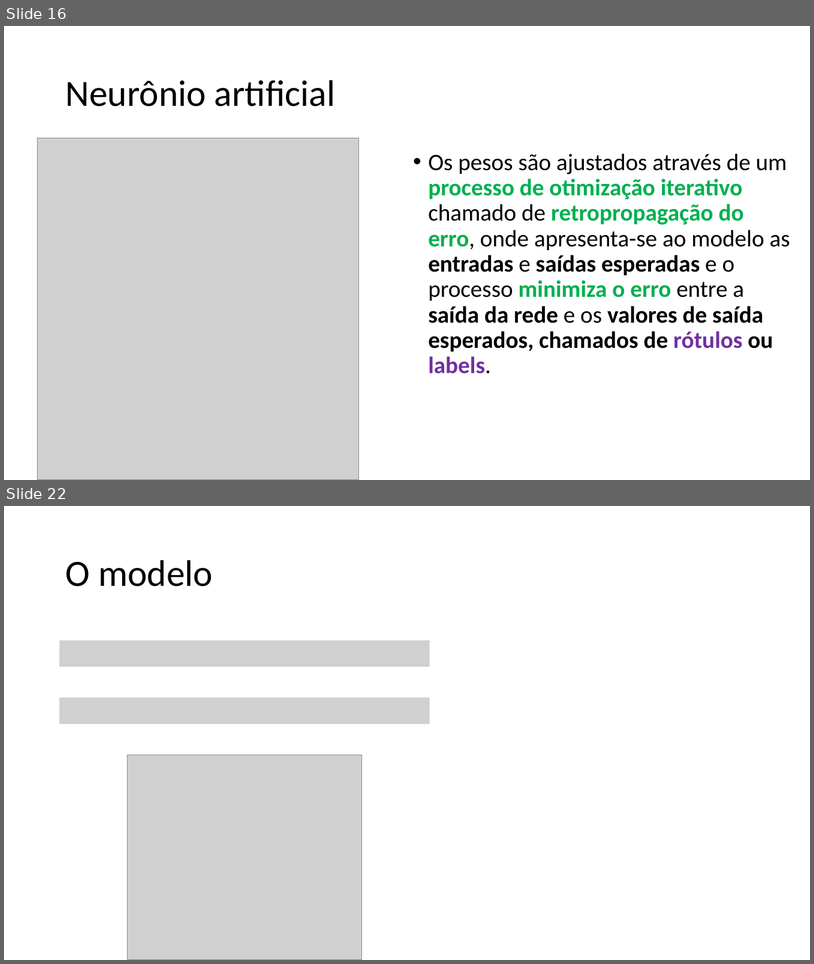
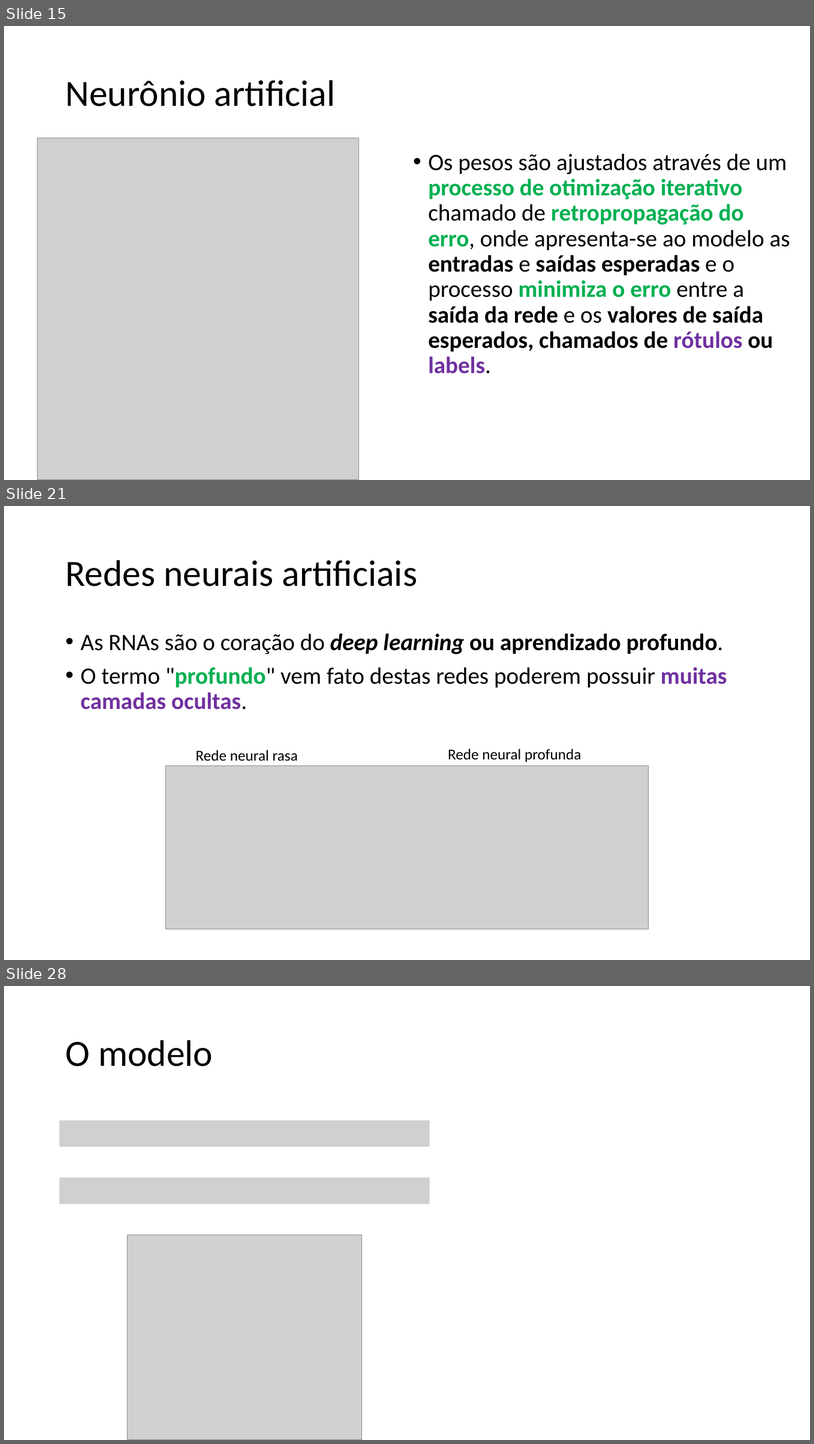
Before and after one commit to zz4fap/c24_inteligencia_artificial, a slide deck: slides/C24_MLP.pptx. Shown one above the other, each under a label of ours: slides 16 and 22 before the commit, slides 15, 21 and 28 after it; the slides between them are not shown. The pictures are 814x964 and 814x1444 pixels, drawn with LibreOffice and Linux fonts; fonts in the diff are those of the drawing; grey boxes stand for pictures. Boxes give left, top, right and bottom in pixels: in the first picture for what was removed or moved away, otherwise in the second. Text is boxed around its words. In the diff, an @@ line names an element or a change of style, - is before the commit and + after.

```diff
--- a/slides/C24_MLP.pptx
+++ b/slides/C24_MLP.pptx
@@ slide 21 added at (x1=4, y1=506, x2=810, y2=960), background #FFFFFF @@
@@ title added at (x1=65, y1=560, x2=418, y2=586), 44 pt, text #000000 @@
+Redes neurais artificiais
@@ text added at (x1=81, y1=633, x2=728, y2=709), 28 pt, text #000000 @@
+• As RNAs são o coração do deep learning ou aprendizado profundo.
+• O termo "profundo" vem fato destas redes poderem possuir muitas camadas ocultas.
@@ text added at (x1=196, y1=750, x2=298, y2=761), 18 pt, text #000000 @@
+Rede neural rasa
@@ text added at (x1=448, y1=748, x2=581, y2=762), 18 pt, text #000000 @@
+Rede neural profunda
@@ picture added at (x1=165, y1=766, x2=649, y2=929) @@
@@ what was slide 16 is now slide 15 @@
@@ what was slide 22 is now slide 28 @@
```
Also in this commit, not shown: 3 slides changed, 12 other slides added, 11 slides removed.
